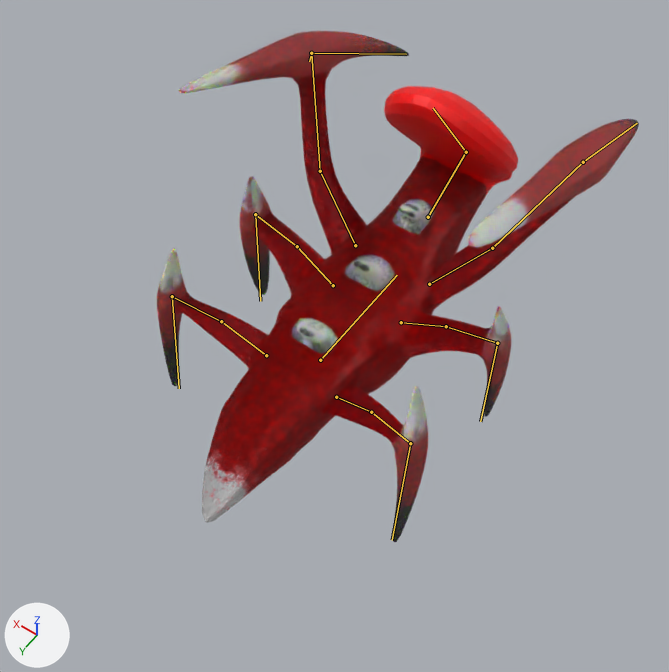
One commit to the Blender file Blender/Charger.blend: the scene before it, then after it.
The view is the same before and after, from a camera (50 mm lens) standing at (-6.54, 10.43, 16.58) and looking at (-0.52, 1.99, 3.33). Lighting does not change. The marker at lower left points along +X, +Y and +Z. Both versions are drawn at frame 21 of the action 'Roar.001'; the numbers are the values there. The bones that bend it are drawn over the model as lines.

Objects in the first picture: 'Charger'.
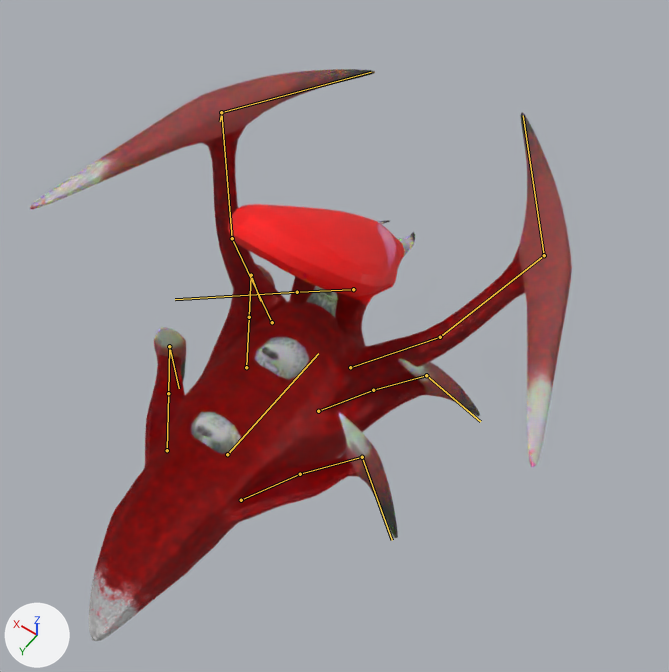
The change, as a diff of the scene's bpy script:
```diff
--- a/Blender/Charger.blend.py
+++ b/Blender/Charger.blend.py
@@ bone_root @@
 bone_root = bpy.data.objects['Armature'].pose.bones['Root']
-bone_root.location = (0.007, 0.0, -0.018)
+bone_root.location = (0.143, -0.994, 0.01)
@@ bone_iktarget_l_003 @@
 bone_iktarget_l_003 = bpy.data.objects['Armature'].pose.bones['IKTarget.L.003']
-bone_iktarget_l_003.location = (0.023, 1.28, 0.031)
+bone_iktarget_l_003.location = (0.607, 1.632, 0.547)
@@ bone_iktarget_r_003 @@
 bone_iktarget_r_003 = bpy.data.objects['Armature'].pose.bones['IKTarget.R.003']
-bone_iktarget_r_003.location = (0.093, 1.345, -0.126)
+bone_iktarget_r_003.location = (-0.816, 1.606, 0.099)
@@ bone_iktarget_head_001 @@
 bone_iktarget_head_001 = bpy.data.objects['Armature'].pose.bones['IKTarget.Head.001']
-bone_iktarget_head_001.location = (0.0, 0.0, 0.0)
+bone_iktarget_head_001.location = (1.966, -0.019, 1.007)
```

What differs and where, as boxes (x1, y1, x2, y2) in the pictures (669 x 672 px):
'Charger', posed (12% wider, 12% taller): before (157, 31, 639, 542); after (30, 69, 572, 641)
bone 'Root', root to tip: before (320, 360) to (397, 275); after (227, 454) to (318, 353)
